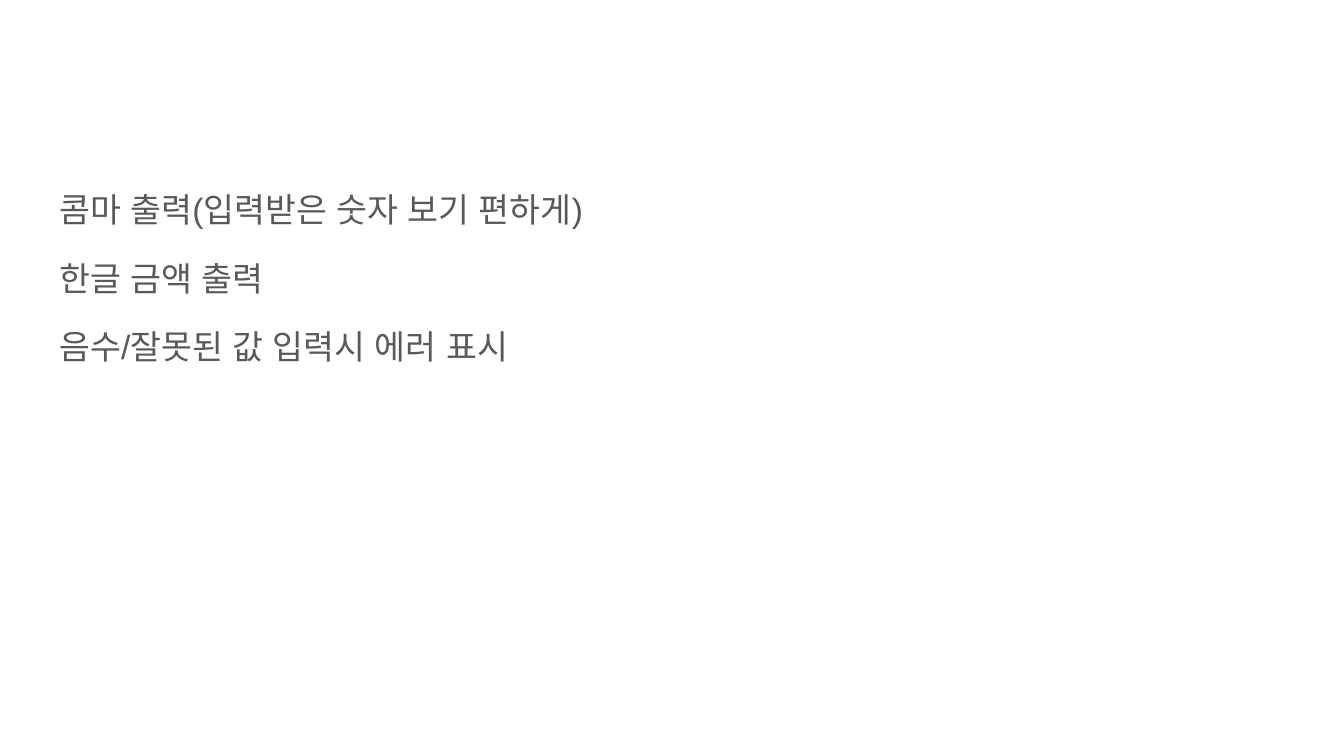
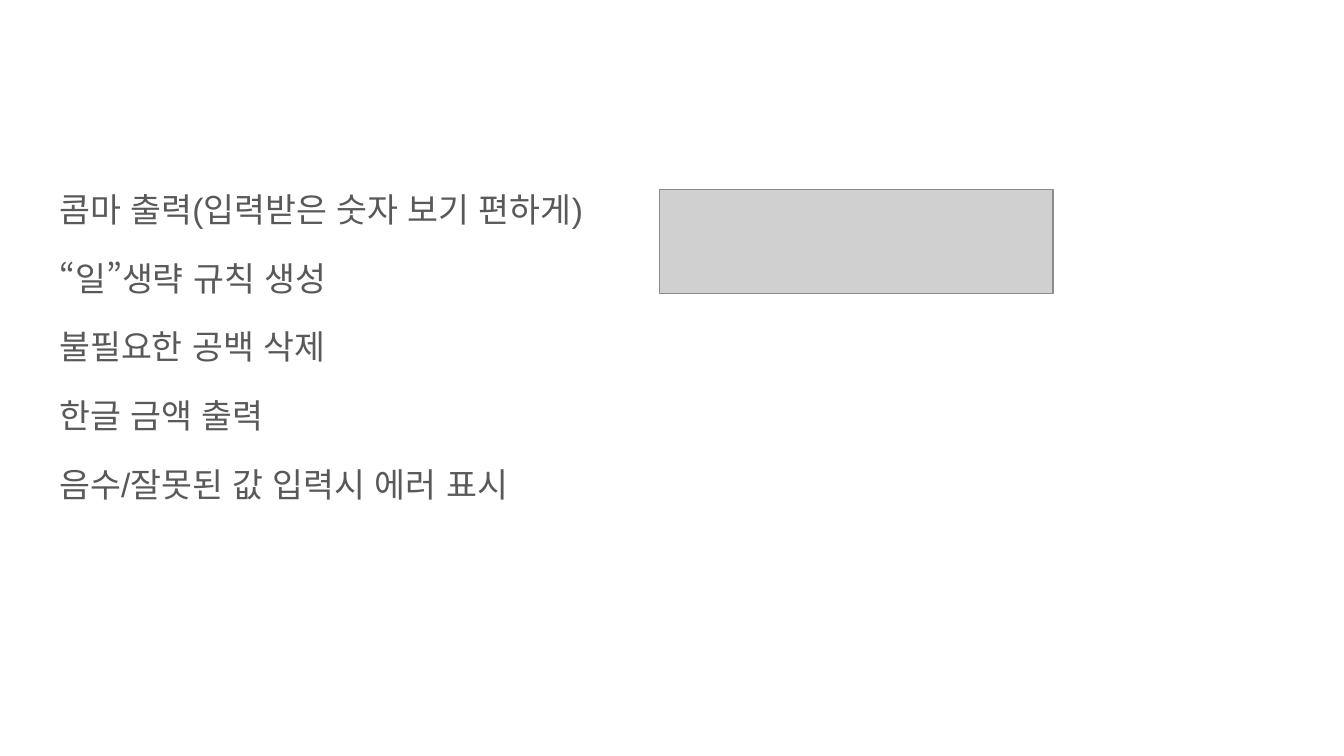
Before and after one commit to jimin5953/React, a slide deck: slide 4 of 2020575018.pptx (slide 2 before the commit). Drawn at 1344x756 pixels with LibreOffice and Linux fonts; fonts in the diff are those of the drawing; grey boxes stand for pictures. Boxes give left, top, right and bottom in pixels: in the first picture for what was removed or moved away, otherwise in the second. Text is boxed around its words. In the diff, an @@ line names an element or a change of style, - is before the commit and + after.

```diff
--- a/2020575018.pptx
+++ b/2020575018.pptx
@@ picture added at box(660, 190, 1054, 293) @@
@@ text at box(59, 261, 326, 362): paragraphs added @@
+“일”생략 규칙 생성
+불필요한 공백 삭제
```
Also in this commit, not shown: 1 slide added.
